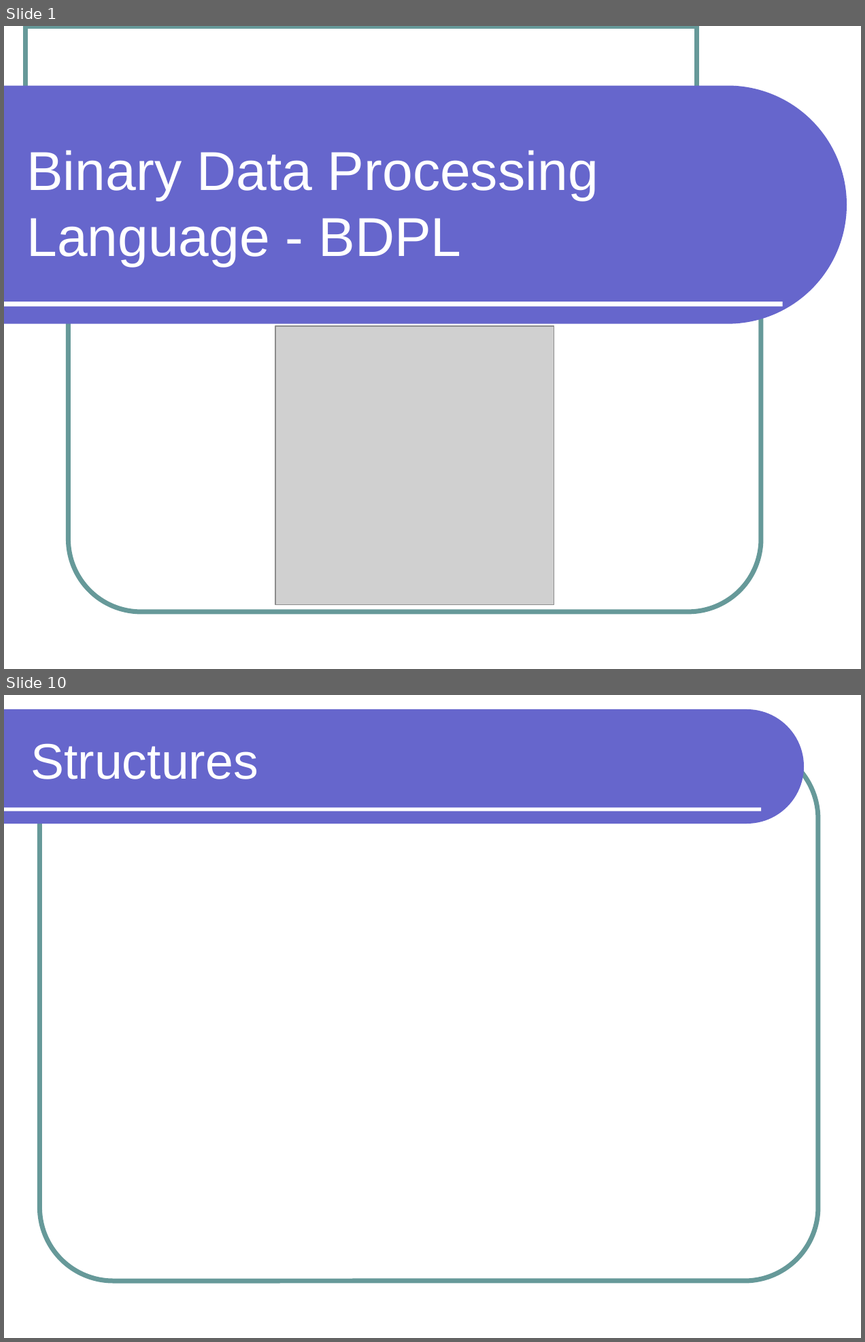
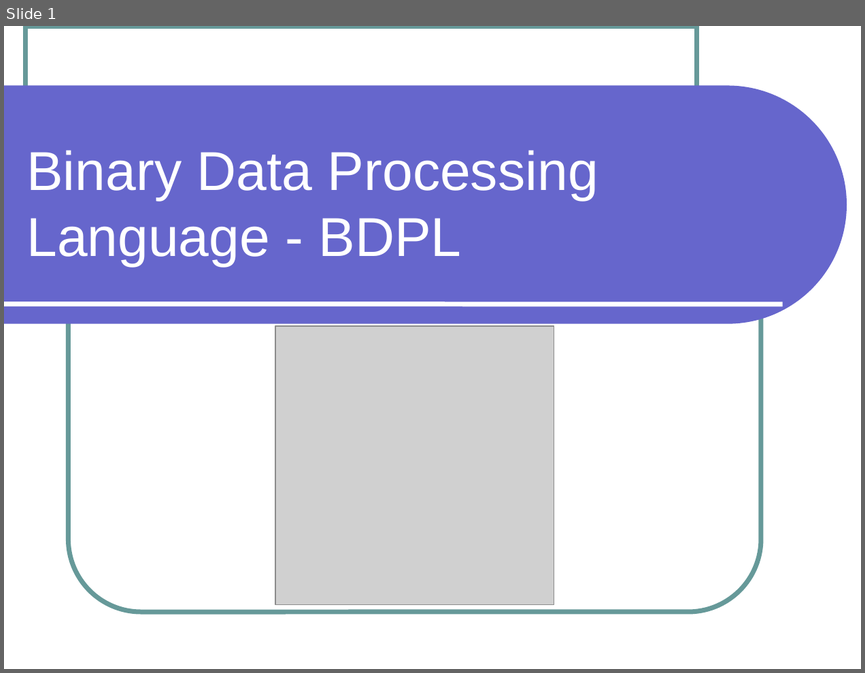
Before and after one commit to preethinarayan/plt-bdpl, a slide deck: bdpl/doc/Presentation/BDPL.ppt. Shown one above the other, each under a label of ours: slides 1 and 10 before the commit, slide 1 after it; the slides between them are not shown. The pictures are 865x1342 and 865x673 pixels, drawn with LibreOffice and Linux fonts; fonts in the diff are those of the drawing; grey boxes stand for pictures. Boxes give left, top, right and bottom in pixels: in the first picture for what was removed or moved away, otherwise in the second. Text is boxed around its words. In the diff, an @@ line names an element or a change of style, - is before the commit and + after.

Commit message:
modified presentation added struct program

```diff
--- a/bdpl/doc/Presentation/BDPL.ppt
+++ b/bdpl/doc/Presentation/BDPL.ppt
@@ slide 10 removed at (4,695,861,1338), background #FFFFFF @@
@@ freeform shape removed at (4,709,804,824) @@
@@ title removed at (31,743,258,779) @@
-Structures
@@ rounded rectangle removed at (40,745,818,1280) @@
@@ line removed from (4, 809) to (761, 809) @@
```
Also in this commit, not shown: 11 slides changed, 1 slide added, 2 other files.
